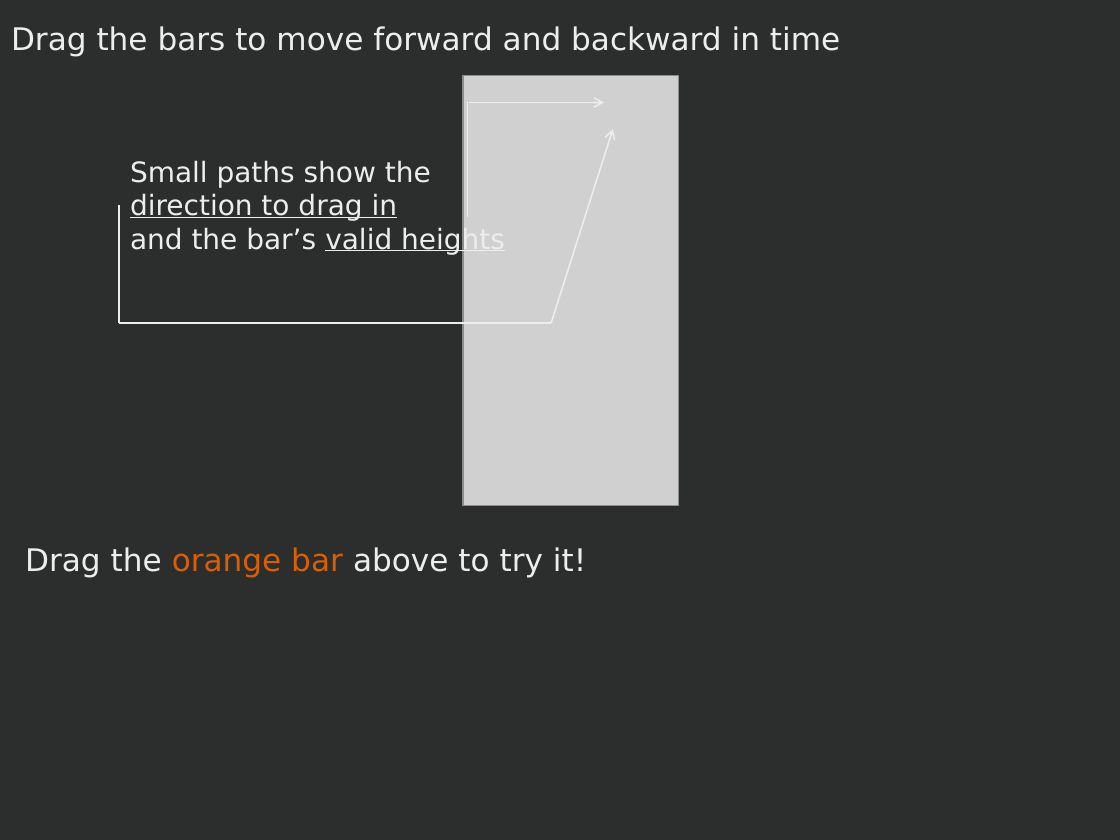
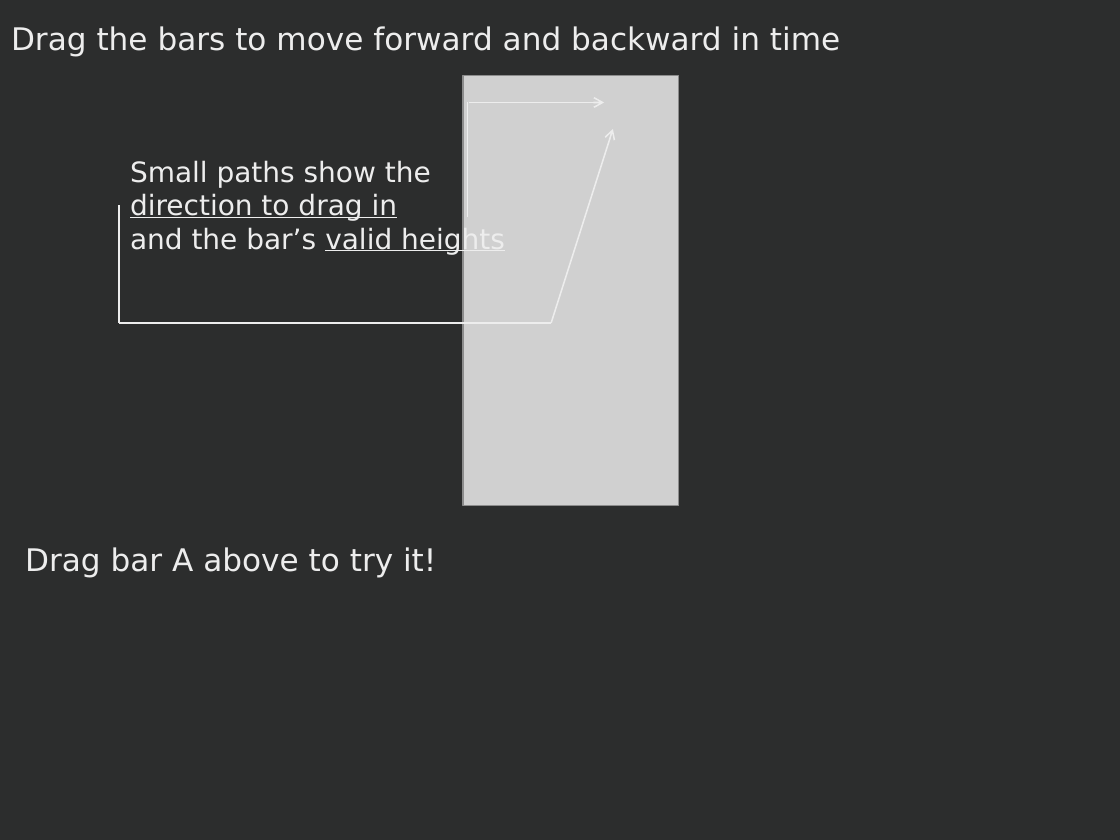
Before and after one commit to vialab/dimpVis, a slide deck: slide 1 of d3 Prototyping/User Evaluation/client/BarchartExperiment/Images/partialHintPath.pptx. Drawn at 1120x840 pixels with LibreOffice and Linux fonts; fonts in the diff are those of the drawing; grey boxes stand for pictures. Boxes give left, top, right and bottom in pixels: in the first picture for what was removed or moved away, otherwise in the second. Text is boxed around its words. In the diff, an @@ line names an element or a change of style, - is before the commit and + after.

```diff
--- a/d3 Prototyping/User Evaluation/client/BarchartExperiment/Images/partialHintPath.pptx
+++ b/d3 Prototyping/User Evaluation/client/BarchartExperiment/Images/partialHintPath.pptx
@@ text at bbox=[25, 547, 436, 577]: text changed @@
-Drag the orange bar above to try it!
+Drag bar A above to try it!
```
Also in this commit, not shown: 2 other slides changed, 20 other files.
